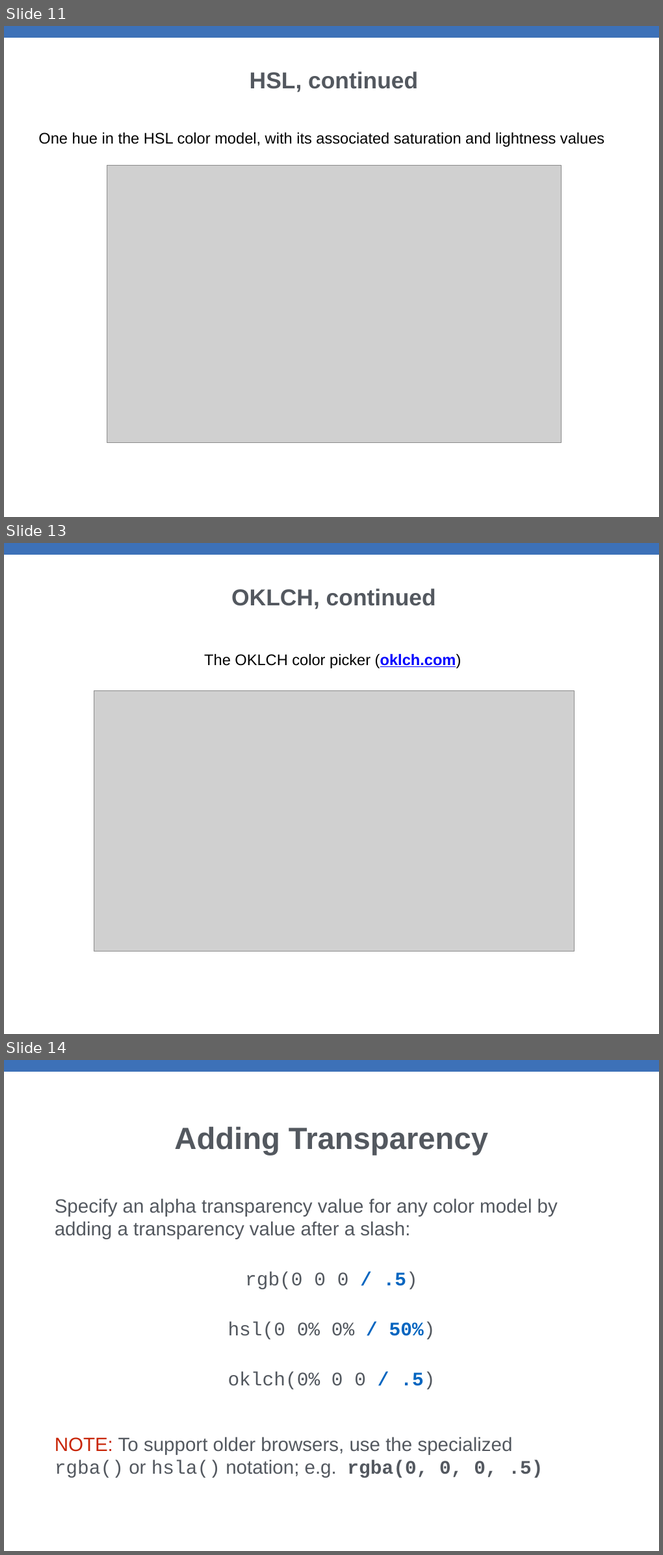
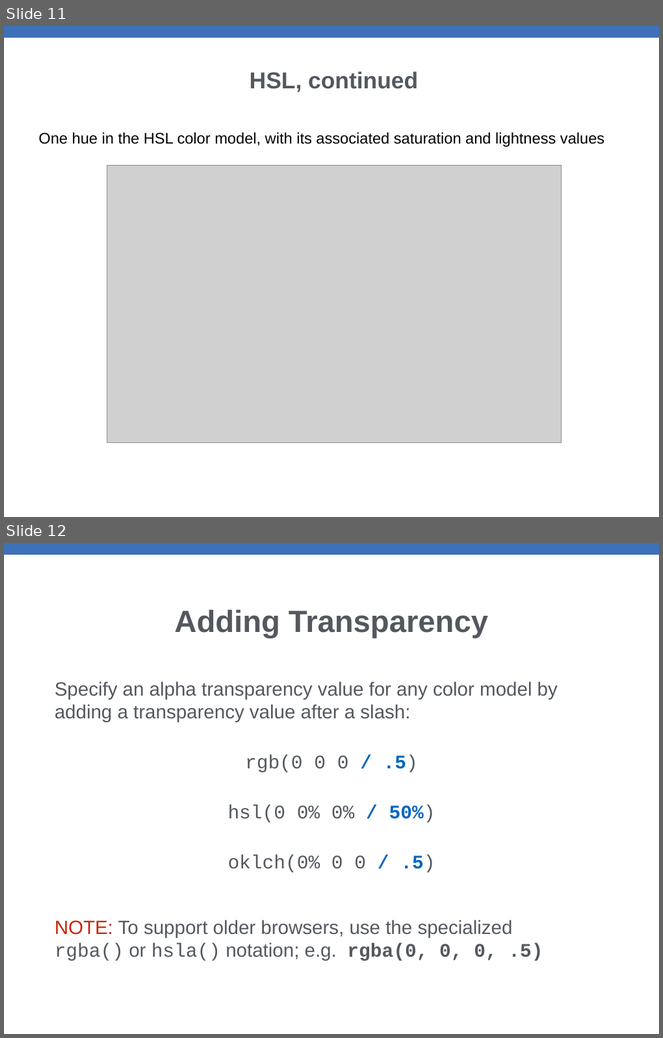
Before and after one commit to xiaoleibi/MMDPPT26, a slide deck: Uge41ColorsBackgrounds.pptx. Shown one above the other, each under a label of ours: slides 11, 13 and 14 before the commit, slides 11 and 12 after it; the slides between them are not shown. The pictures are 663x1555 and 663x1038 pixels, drawn with LibreOffice and Linux fonts; fonts in the diff are those of the drawing; grey boxes stand for pictures. Boxes give left, top, right and bottom in pixels: in the first picture for what was removed or moved away, otherwise in the second. Text is boxed around its words. In the diff, an @@ line names an element or a change of style, - is before the commit and + after.

```diff
--- a/Uge41ColorsBackgrounds.pptx
+++ b/Uge41ColorsBackgrounds.pptx
@@ slide 13 removed at (4,543,659,1034), background #FFFFFF; not listed: 1 template element that a slide beside it also shows @@
@@ title removed at (232,589,436,609) @@
-OKLCH, continued
@@ text removed at (204,654,462,668) @@
-The OKLCH color picker (oklch.com)
@@ picture removed at (94,691,575,951) @@
@@ what was slide 14 is now slide 12 @@
```
Also in this commit, not shown: 3 slides changed, 5 other slides removed, 16 other files.
